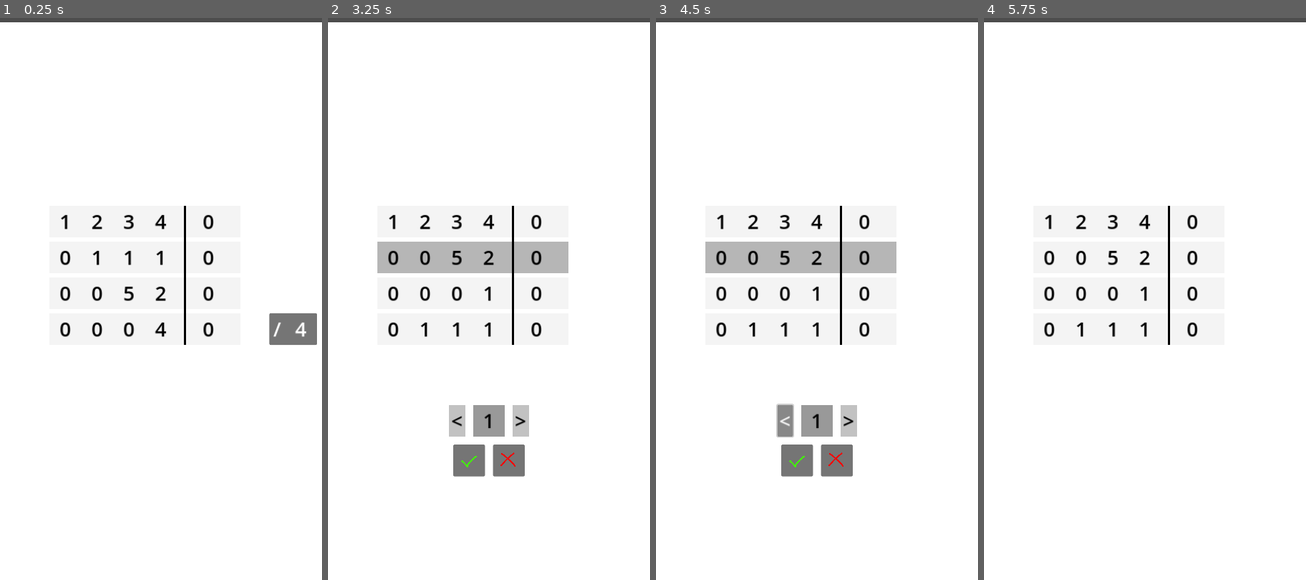
Above: before the commit, frames 1-4 (left to right).
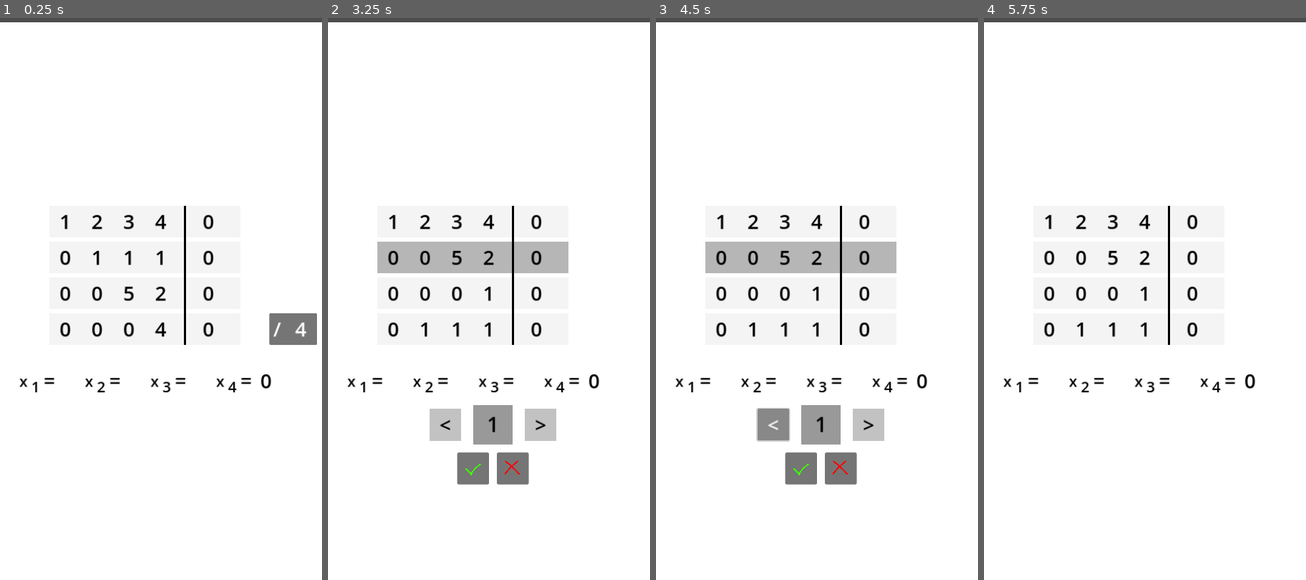
Above: after the commit, the same moments.

Repository: YassenEfremov/GaussMatrixFun
Game: Godot game, scene res://scenes/main.tscn
Same seed, same stepped clock (60 frames per second), same inputs: the game is played once before the commit and once after it.
Inputs (mouse positions are in pixels of both pictures, inside the frame that each line leads up to; where the layout moved, square brackets give the same spot in the first picture):
- Up to frame 1 (0.25 s): no input
- Up to frame 2 (3.25 s): click "/" at 0.5 s; tap Enter at 1.25 s; drag from (472, 220) to (521, 169) at 1.27 s; drag from (472, 259) to (472, 405) at 2.02 s; move the mouse to (472, 259) at 2.77 s; click (472, 259) at 2.92 s
- Up to frame 3 (4.5 s): click ">" at 3.5 s; click "<" at 4.25 s
- Up to frame 4 (5.75 s): click (1128, 467) [1125, 461] at 5 s

The runs differ from the first frame. In frame 1, 0.4% of the frame differs, in the area x 6-85%, y 63-67%; in frame 2, 2.9%; in frame 3, 3.0%, in the area x 6-85%, y 63-84%; in frame 4, 0.4%.

Commit message:
Show equation solutions as they are being found

Diff:
--- a/scenes/linear_system.tscn
+++ b/scenes/linear_system.tscn
@@ -1,8 +1,9 @@
-[gd_scene load_steps=4 format=3 uid="uid://cvydftk1bna3i"]
+[gd_scene load_steps=5 format=3 uid="uid://cvydftk1bna3i"]
 
 [ext_resource type="Script" path="res://scripts/linear_system.gd" id="1_noe2a"]
 [ext_resource type="PackedScene" uid="uid://lj4ns46eff7g" path="res://scenes/row_slot.tscn" id="2_ufvyo"]
 [ext_resource type="PackedScene" uid="uid://ddjews4qv80rc" path="res://scenes/row.tscn" id="3_j3dfa"]
+[ext_resource type="PackedScene" uid="uid://2t1n3fcynrbl" path="res://scenes/solution.tscn" id="4_lwfyc"]
 
 [node name="LinearSystem" type="Node2D"]
 script = ExtResource("1_noe2a")
@@ -43,23 +44,53 @@
 offset_bottom = 280.0
 color = Color(0, 0, 0, 1)
 
+[node name="Solutions" type="HBoxContainer" parent="."]
+offset_left = -64.0
+offset_top = 320.0
+offset_right = 448.0
+offset_bottom = 384.0
+
+[node name="Solution1" parent="Solutions" instance=ExtResource("4_lwfyc")]
+custom_minimum_size = Vector2(128, 0)
+layout_mode = 2
+solution_index = 1
+
+[node name="Solution2" parent="Solutions" instance=ExtResource("4_lwfyc")]
+custom_minimum_size = Vector2(128, 0)
+layout_mode = 2
+solution_index = 2
+
+[node name="Solution3" parent="Solutions" instance=ExtResource("4_lwfyc")]
+custom_minimum_size = Vector2(128, 0)
+layout_mode = 2
+solution_index = 3
+
+[node name="Solution4" parent="Solutions" instance=ExtResource("4_lwfyc")]
+custom_minimum_size = Vector2(128, 0)
+layout_mode = 2
+solution_index = 4
+
 [connection signal="clicked" from="Rows/1/1" to="." method="on_clicked"]
 [connection signal="decided" from="Rows/1/1" to="." method="on_decided"]
 [connection signal="dragged" from="Rows/1/1" to="." method="on_dragged"]
 [connection signal="dropped" from="Rows/1/1" to="." method="row_dropped"]
+[connection signal="found_solution" from="Rows/1/1" to="." method="_on__found_solution"]
 [connection signal="picked_up" from="Rows/1/1" to="." method="row_picked_up"]
 [connection signal="clicked" from="Rows/2/2" to="." method="on_clicked"]
 [connection signal="decided" from="Rows/2/2" to="." method="on_decided"]
 [connection signal="dragged" from="Rows/2/2" to="." method="on_dragged"]
 [connection signal="dropped" from="Rows/2/2" to="." method="row_dropped"]
+[connection signal="found_solution" from="Rows/2/2" to="." method="_on__found_solution"]
 [connection signal="picked_up" from="Rows/2/2" to="." method="row_picked_up"]
 [connection signal="clicked" from="Rows/3/3" to="." method="on_clicked"]
 [connection signal="decided" from="Rows/3/3" to="." method="on_decided"]
 [connection signal="dragged" from="Rows/3/3" to="." method="on_dragged"]
 [connection signal="dropped" from="Rows/3/3" to="." method="row_dropped"]
+[connection signal="found_solution" from="Rows/3/3" to="." method="_on__found_solution"]
 [connection signal="picked_up" from="Rows/3/3" to="." method="row_picked_up"]
 [connection signal="clicked" from="Rows/4/4" to="." method="on_clicked"]
 [connection signal="decided" from="Rows/4/4" to="." method="on_decided"]
 [connection signal="dragged" from="Rows/4/4" to="." method="on_dragged"]
 [connection signal="dropped" from="Rows/4/4" to="." method="row_dropped"]
+[connection signal="found_solution" from="Rows/4/4" to="." method="_on__found_solution"]
 [connection signal="picked_up" from="Rows/4/4" to="." method="row_picked_up"]
--- a/scenes/multiplier.tscn
+++ b/scenes/multiplier.tscn
@@ -13,12 +13,15 @@
 bg_color = Color(0.6, 0.6, 0.6, 0.6)
 
 [node name="Multiplier" type="Label"]
-offset_left = -32.0
-offset_top = -32.0
-offset_right = 32.0
-offset_bottom = 32.0
+anchors_preset = -1
+anchor_left = -0.0246914
+anchor_top = -0.0138889
+offset_left = -24.0
+offset_top = -24.0
+offset_right = 40.0
+offset_bottom = 40.0
 theme_override_colors/font_color = Color(0, 0, 0, 1)
-theme_override_font_sizes/font_size = 40
+theme_override_font_sizes/font_size = 42
 theme_override_styles/normal = SubResource("StyleBoxFlat_24ijq")
 horizontal_alignment = 1
 vertical_alignment = 1
@@ -27,10 +30,10 @@
 
 [node name="Increase" type="Button" parent="."]
 layout_mode = 1
-anchors_preset = 8
-anchor_left = 0.5
+anchors_preset = -1
+anchor_left = 0.7
 anchor_top = 0.5
-anchor_right = 0.5
+anchor_right = 1.1
 anchor_bottom = 0.5
 offset_left = 48.0
 offset_top = -32.0
@@ -46,10 +49,10 @@
 
 [node name="Decrease" type="Button" parent="."]
 layout_mode = 1
-anchors_preset = 8
-anchor_left = 0.5
+anchors_preset = -1
+anchor_left = -0.1
 anchor_top = 0.5
-anchor_right = 0.5
+anchor_right = 0.3
 anchor_bottom = 0.5
 offset_left = -80.0
 offset_top = -32.0
@@ -65,19 +68,19 @@
 
 [node name="Apply" type="Button" parent="."]
 layout_mode = 0
-offset_left = -40.0
-offset_top = 80.0
-offset_right = 24.0
-offset_bottom = 144.0
+offset_left = -32.0
+offset_top = 96.0
+offset_right = 32.0
+offset_bottom = 160.0
 icon = ExtResource("2_14t1d")
 expand_icon = true
 
 [node name="Cancel" type="Button" parent="."]
 layout_mode = 0
-offset_left = 40.0
-offset_top = 80.0
-offset_right = 104.0
-offset_bottom = 144.0
+offset_left = 48.0
+offset_top = 96.0
+offset_right = 112.0
+offset_bottom = 160.0
 icon = ExtResource("3_aa41c")
 expand_icon = true
 
--- /dev/null
+++ b/scenes/solution.tscn
@@ -0,0 +1,94 @@
+[gd_scene load_steps=2 format=3 uid="uid://2t1n3fcynrbl"]
+
+[ext_resource type="Script" path="res://scripts/solution.gd" id="1_gnyoq"]
+
+[node name="Solution" type="Control"]
+layout_mode = 3
+anchor_left = -0.099
+anchor_top = -0.028
+anchor_right = 0.099
+anchor_bottom = 0.028
+offset_left = 0.152008
+offset_top = 0.256001
+offset_right = -0.152008
+offset_bottom = -0.256001
+grow_horizontal = 2
+grow_vertical = 2
+script = ExtResource("1_gnyoq")
+metadata/_edit_use_anchors_ = true
+
+[node name="X" type="Label" parent="."]
+layout_mode = 1
+anchors_preset = 8
+anchor_left = 0.5
+anchor_top = 0.5
+anchor_right = 0.5
+anchor_bottom = 0.5
+offset_left = -64.0
+offset_top = -32.0
+offset_right = -40.0
+offset_bottom = 32.0
+grow_horizontal = 2
+grow_vertical = 2
+theme_override_colors/font_color = Color(0, 0, 0, 1)
+theme_override_font_sizes/font_size = 30
+text = "x"
+horizontal_alignment = 1
+vertical_alignment = 1
+
+[node name="SolutionIndex" type="Label" parent="."]
+layout_mode = 1
+anchors_preset = 8
+anchor_left = 0.5
+anchor_top = 0.5
+anchor_right = 0.5
+anchor_bottom = 0.5
+offset_left = -40.0
+offset_top = -32.0
+offset_right = -16.0
+offset_bottom = 32.0
+grow_horizontal = 2
+grow_vertical = 2
+theme_override_colors/font_color = Color(0, 0, 0, 1)
+theme_override_font_sizes/font_size = 30
+horizontal_alignment = 1
+vertical_alignment = 2
+
+[node name="Equals" type="Label" parent="."]
+layout_mode = 1
+anchors_preset = 8
+anchor_left = 0.5
+anchor_top = 0.5
+anchor_right = 0.5
+anchor_bottom = 0.5
+offset_left = -16.0
+offset_top = -32.0
+offset_right = 16.0
+offset_bottom = 32.0
+grow_horizontal = 2
+grow_vertical = 2
+theme_override_colors/font_color = Color(0, 0, 0, 1)
+theme_override_font_sizes/font_size = 40
+text = "="
+horizontal_alignment = 1
+vertical_alignment = 1
+metadata/_edit_use_anchors_ = true
+
+[node name="Value" type="Label" parent="."]
+layout_mode = 1
+anchors_preset = 8
+anchor_left = 0.5
+anchor_top = 0.5
+anchor_right = 0.5
+anchor_bottom = 0.5
+offset_left = 16.0
+offset_top = -32.0
+offset_right = 64.0
+offset_bottom = 32.0
+grow_horizontal = 2
+grow_vertical = 2
+theme_override_colors/font_color = Color(0, 0, 0, 1)
+theme_override_font_sizes/font_size = 40
+horizontal_alignment = 1
+vertical_alignment = 1
+metadata/_edit_use_anchors_ = true
--- a/scripts/linear_system.gd
+++ b/scripts/linear_system.gd
@@ -116,3 +116,7 @@
 		multiplier = multiplier_scene.instantiate()
 		multiplier.row = row
 		$"/root/Main/SafeArea/GUI/GaussView".add_child(multiplier)
+
+
+func _on__found_solution(x, i):
+	get_node("Solutions/Solution%d" % i).solution = x
--- a/scripts/row.gd
+++ b/scripts/row.gd
@@ -9,12 +9,14 @@
 var t: Timer
 var divider: Divider = null
 var divider_scene := preload("res://scenes/divider.tscn")
+var solved: bool = false
 
 signal picked_up(row: Row, slot)
 signal dragged(row: Row, velocity: float)
 signal dropped(row: Row)
 signal decided
 signal clicked(row: Row)
+signal found_solution(x, i: int)
 
 
 func _ready():
@@ -71,6 +73,18 @@
 	for i in values.size():
 		get_node("Label%d" % (i+1)).text = str(values[i])
 
+	var zeroes: int = 0
+	var solution_index: int
+	for i in range(values.size()):
+		if values[i] == 0:
+			zeroes += 1
+		else:
+			solution_index = i
+
+	if zeroes == values.size() - 1 and not solved:
+		found_solution.emit(0 / values[solution_index], solution_index + 1)
+		solved = true
+
 func update_divider():
 	var row_gcd: int = Global.gcd(values)
 	if row_gcd != 1:
--- /dev/null
+++ b/scripts/solution.gd
@@ -0,0 +1,13 @@
+@tool
+extends Control
+
+
+@export var solution_index: int:
+	set(value):
+		solution_index = value
+		$SolutionIndex.text = str(solution_index)
+
+var solution: int:
+	set(value):
+		solution = value
+		$Value.text = str(solution)
